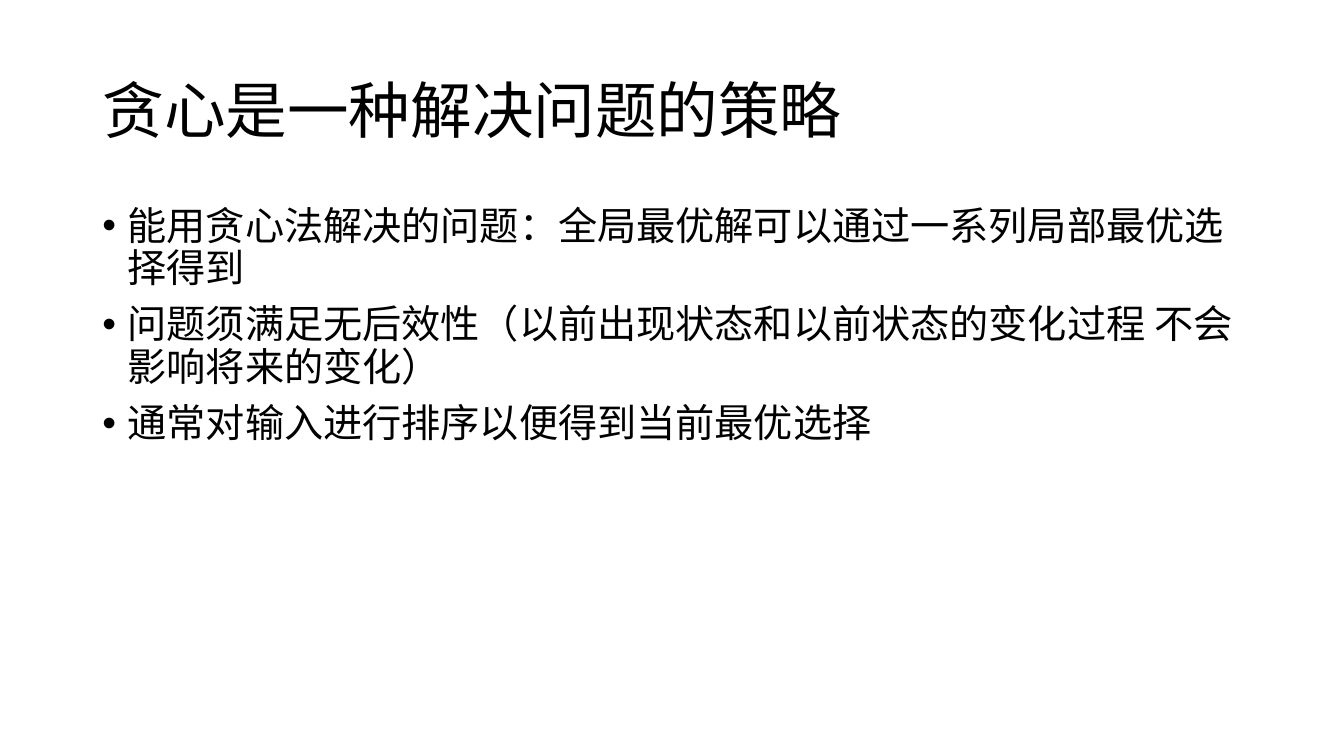
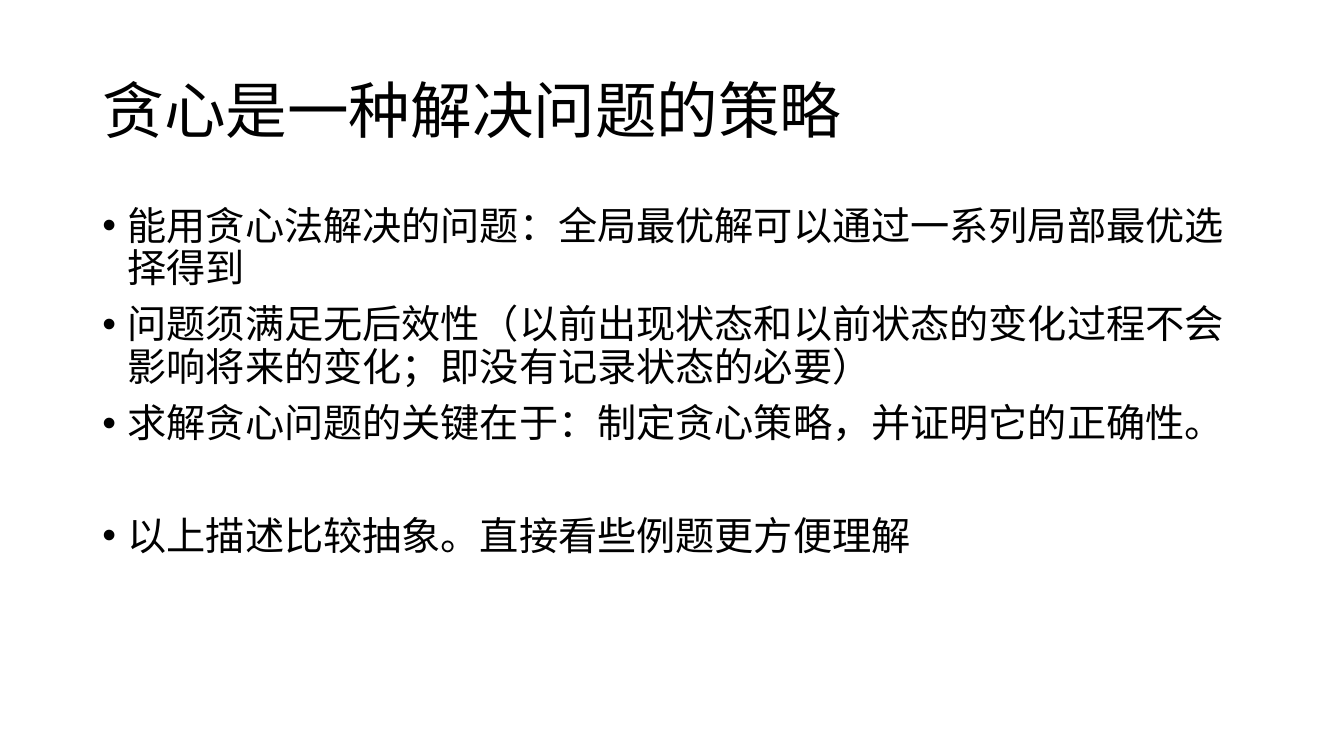
Before and after one commit to plus7wist/accepted-codes, a slide deck: slide 2 of notes/贪心.pptx. Drawn at 1344x756 pixels with LibreOffice and Linux fonts; fonts in the diff are those of the drawing. Boxes give left, top, right and bottom in pixels: in the first picture for what was removed or moved away, otherwise in the second. Text is boxed around its words. In the diff, an @@ line names an element or a change of style, - is before the commit and + after.

```diff
--- a/notes/贪心.pptx
+++ b/notes/贪心.pptx
@@ text at [128, 304, 1224, 554]: text changed @@
-• 问题须满足无后效性（以前出现状态和以前状态的变化过程 不会影响将来的变化）
-• 通常对输入进行排序以便得到当前最优选择
+• 问题须满足无后效性（以前出现状态和以前状态的变化过程不会影响将来的变化；即没有记录状态的必要）
+• 求解贪心问题的关键在于：制定贪心策略，并证明它的正确性。
+• 以上描述比较抽象。直接看些例题更方便理解
```
Also in this commit, not shown: 7 other slides changed, 7 slides added, 4 slides removed, 4 other files.
